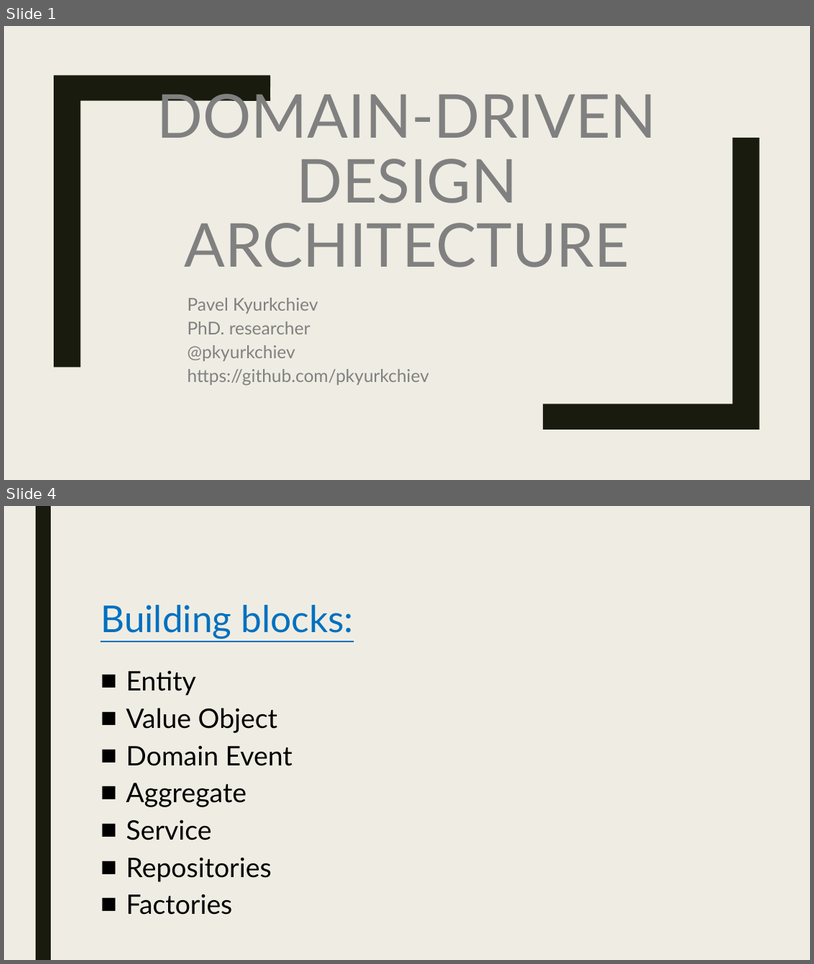
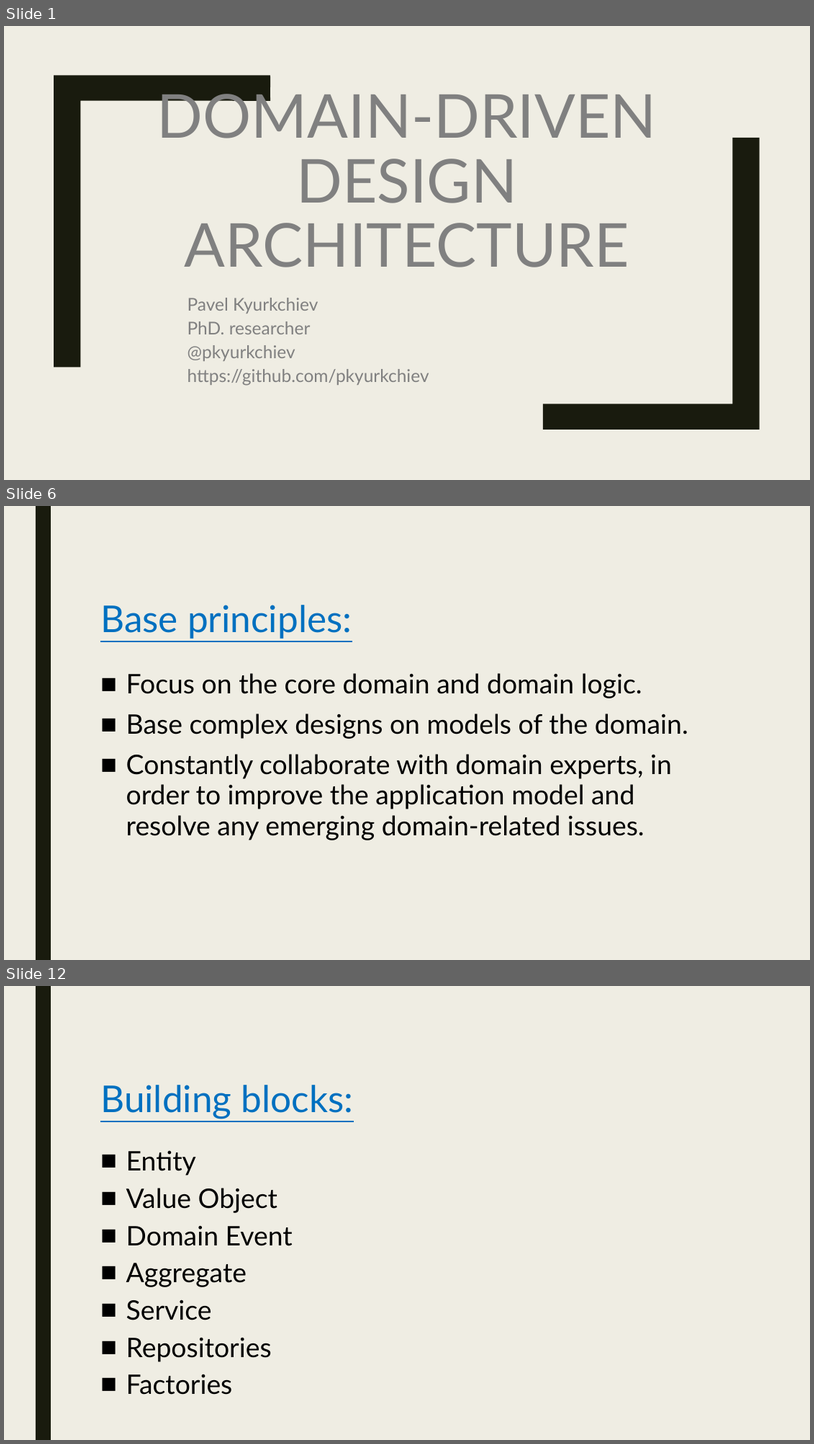
Before and after one commit to pkyurkchiev/practice-biel, a slide deck: presentations/domain-driven design.pptx. Shown one above the other, each under a label of ours: slides 1 and 4 before the commit, slides 1, 6 and 12 after it; the slides between them are not shown. The pictures are 814x964 and 814x1444 pixels, drawn with LibreOffice and Linux fonts; fonts in the diff are those of the drawing. Boxes give left, top, right and bottom in pixels: in the first picture for what was removed or moved away, otherwise in the second. Text is boxed around its words. In the diff, an @@ line names an element or a change of style, - is before the commit and + after.

```diff
--- a/presentations/domain-driven design.pptx
+++ b/presentations/domain-driven design.pptx
@@ slide 6 added at bbox=[4, 506, 810, 960], background #EFEDE3; not listed: 1 template element that a slide beside it also shows @@
@@ title added at bbox=[100, 605, 352, 638], 44 pt, text #0070C0, underline @@
+Base principles:
@@ text added at bbox=[126, 673, 689, 840], 32 pt, text #000000 @@
+■ Focus on the core domain and domain logic.
+■ Base complex designs on models of the domain.
+■ Constantly collaborate with domain experts, in order to improve the application model and resolve any emerging domain-related issues.
@@ what was slide 4 is now slide 12 @@
```
Also in this commit, not shown: 2 slides changed, 9 other slides added, 5 slides removed.
